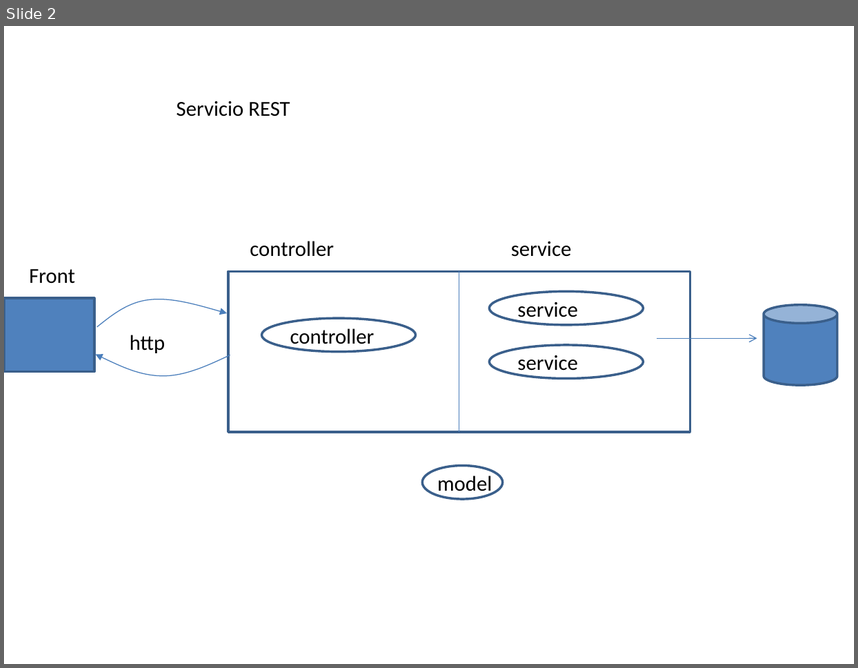
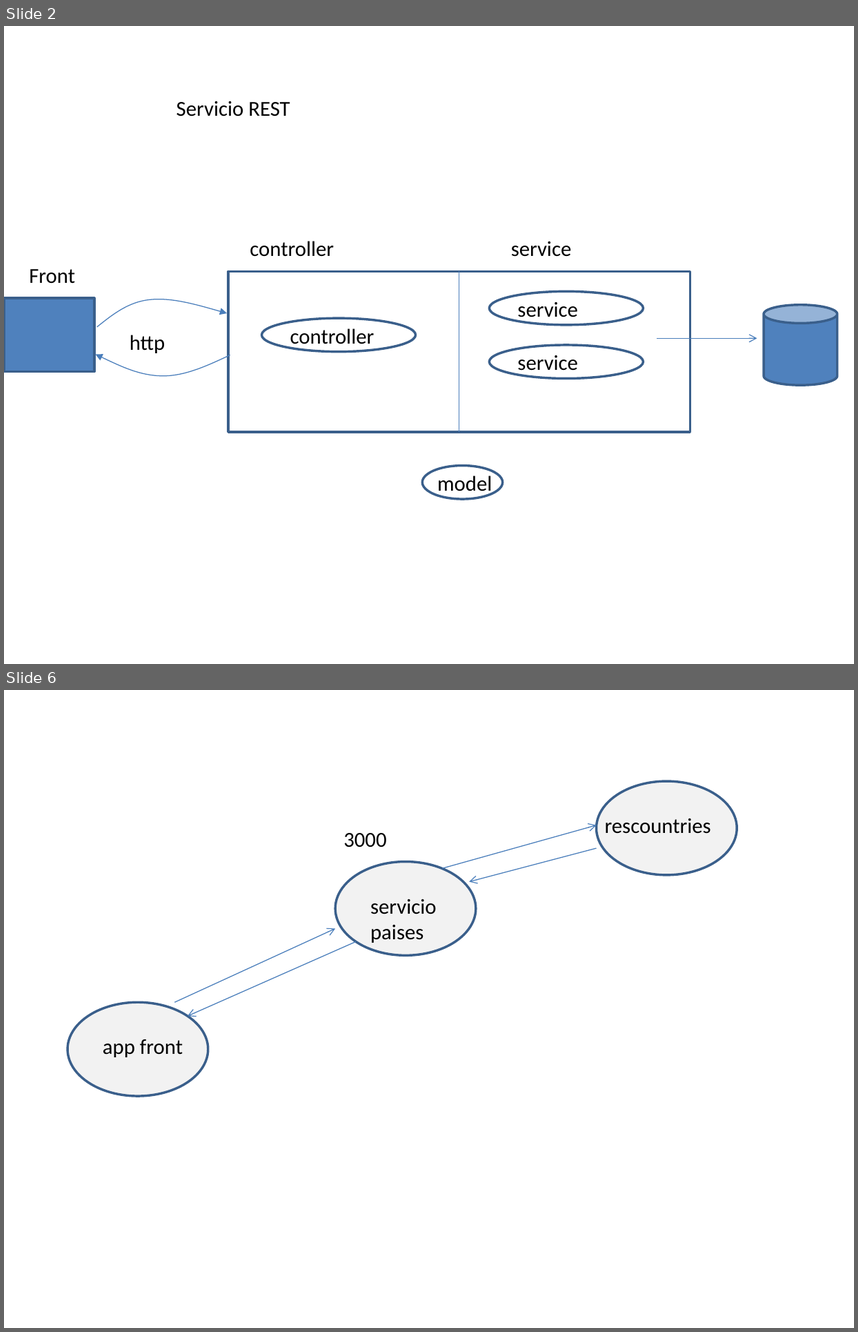
Before and after one commit to fran-eliot/nestjs2025, a slide deck: pizarra .pptx. Shown one above the other, each under a label of ours: slide 2 before the commit, slides 2 and 6 after it; the slides between them are not shown. The pictures are 858x668 and 858x1332 pixels, drawn with LibreOffice and Linux fonts; fonts in the diff are those of the drawing. Boxes give left, top, right and bottom in pixels: in the first picture for what was removed or moved away, otherwise in the second. Text is boxed around its words. In the diff, an @@ line names an element or a change of style, - is before the commit and + after.

```diff
--- a/pizarra .pptx
+++ b/pizarra .pptx
@@ slide 6 added at [4,690,854,1328], background #FFFFFF @@
@@ ellipse added at [597,781,737,874], fill #F2F2F2, outline #3A5F8C 2 pt @@
@@ text added at [343,833,386,847], 18 pt, text #000000 @@
+3000
@@ arrow added from (443, 869) to (597, 825), #4B7EBC 0.75 pt @@
@@ text added at [605,818,711,834], 18 pt, text #000000 @@
+rescountries
@@ arrow added from (597, 848) to (469, 881), #4B7EBC 0.75 pt @@
@@ ellipse added at [335,862,476,955], fill #F2F2F2, outline #3A5F8C 2 pt @@
@@ text added at [370,899,437,943], 18 pt, text #000000 @@
+servicio paises
@@ arrow added from (175, 1002) to (335, 929), #4B7EBC 0.75 pt @@
@@ arrow added from (356, 942) to (188, 1016), #4B7EBC 0.75 pt @@
@@ ellipse added at [67,1002,208,1096], fill #F2F2F2, outline #3A5F8C 2 pt @@
@@ text added at [103,1039,183,1057], 18 pt, text #000000 @@
+app front
```
Also in this commit, not shown: 4 other slides added, 2 other files.
